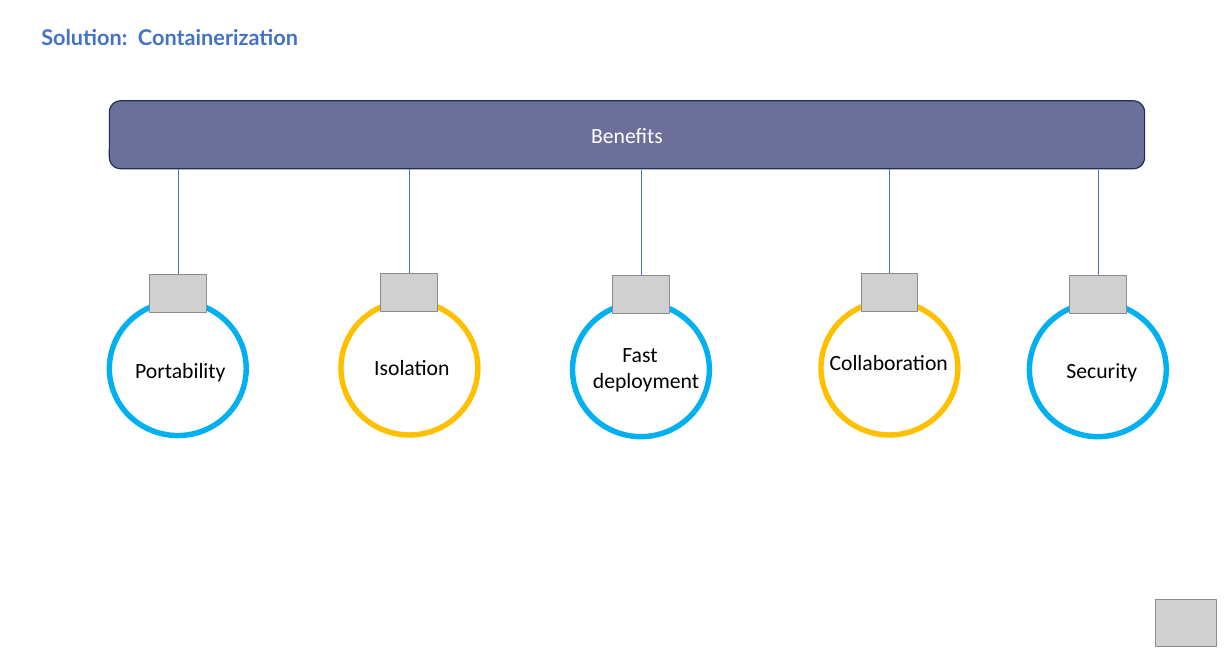
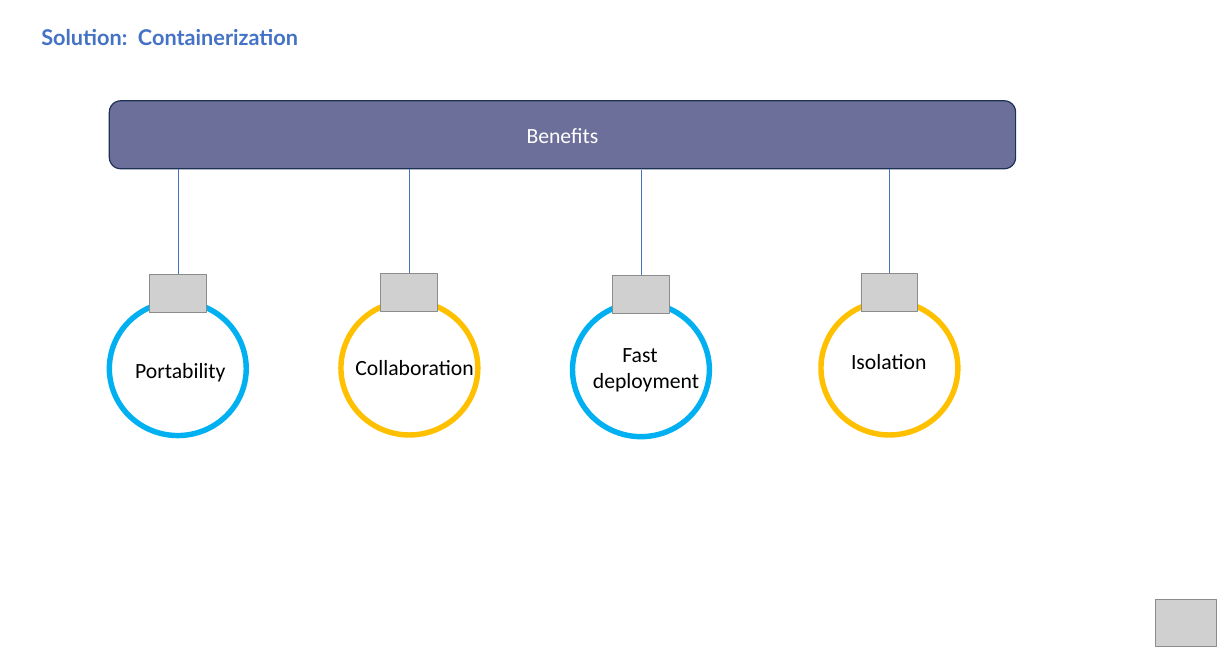
Before and after one commit to hmhwe/IMAGEN_Backend, a slide deck: slide 7 of docs/StakeholderM_CV.pptx. Drawn at 1232x651 pixels with LibreOffice and Linux fonts; fonts in the diff are those of the drawing; grey boxes stand for pictures. Boxes give left, top, right and bottom in pixels: in the first picture for what was removed or moved away, otherwise in the second. Text is boxed around its words. In the diff, an @@ line names an element or a change of style, - is before the commit and + after.

```diff
--- a/docs/StakeholderM_CV.pptx
+++ b/docs/StakeholderM_CV.pptx
@@ rounded rectangle "Benefits": place and size @@
-rounded rectangle "Benefits" at [109,101,1144,168]
+rounded rectangle "Benefits" at [109,101,1016,168]
@@ line removed from (1098, 170) to (1098, 301) @@
@@ picture removed at [1070,276,1127,314] @@
@@ ellipse removed at [1029,303,1166,436] @@
@@ text "Collaboration": place and size @@
-text "Collaboration" at [830,355,948,370]
+text "Collaboration" at [355,360,473,375]
@@ text "Isolation": place and size @@
-text "Isolation" at [374,360,449,375]
+text "Isolation" at [851,354,926,369]
@@ text removed at [1066,363,1137,382] @@
-Security
```
Also in this commit, not shown: 11 other slides changed.
